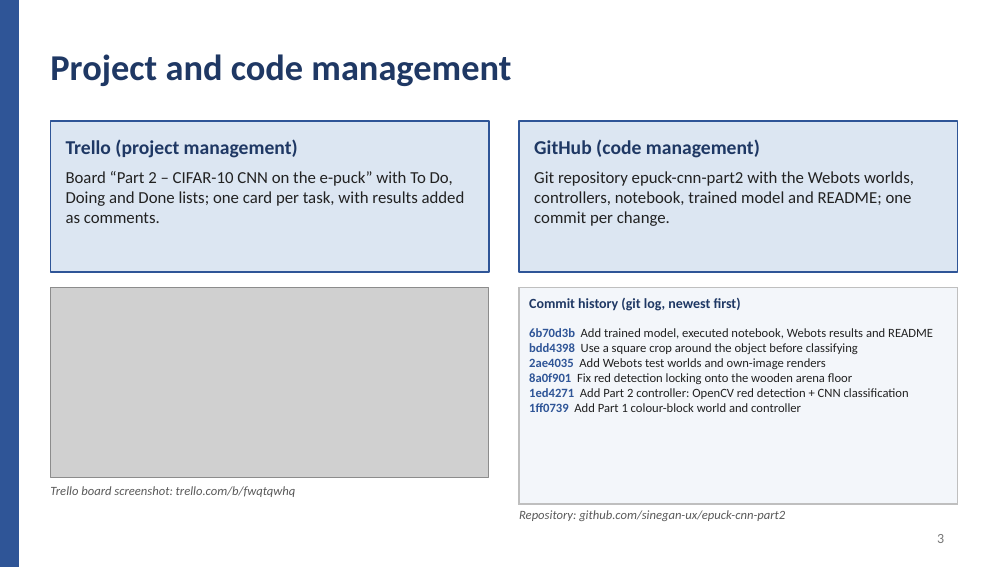
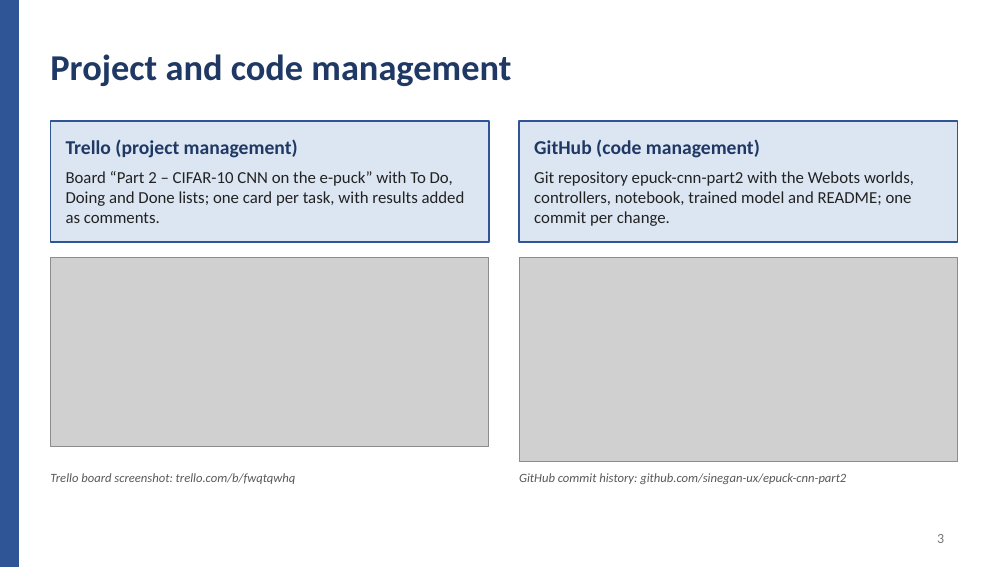
Before and after one commit to sinegan-ux/epuck-cnn-part2, a slide deck: slide 3 of presentation/Project_Part2_Presentation.pptx. Drawn at 1008x567 pixels with LibreOffice and Linux fonts; fonts in the diff are those of the drawing; grey boxes stand for pictures. Boxes give left, top, right and bottom in pixels: in the first picture for what was removed or moved away, otherwise in the second. Text is boxed around its words. In the diff, an @@ line names an element or a change of style, - is before the commit and + after.

```diff
--- a/presentation/Project_Part2_Presentation.pptx
+++ b/presentation/Project_Part2_Presentation.pptx
@@ rectangle resized from (x1=50, y1=121, x2=489, y2=272) to (x1=50, y1=121, x2=489, y2=242) @@
@@ rectangle resized from (x1=519, y1=121, x2=958, y2=272) to (x1=519, y1=121, x2=958, y2=242) @@
@@ picture moved from (x1=50, y1=287, x2=489, y2=477) to (x1=50, y1=257, x2=489, y2=447) @@
@@ picture added at (x1=519, y1=257, x2=958, y2=462) @@
@@ rectangle removed at (x1=519, y1=287, x2=958, y2=504) @@
@@ text removed at (x1=529, y1=298, x2=741, y2=311) @@
-Commit history (git log, newest first)
@@ text removed at (x1=529, y1=328, x2=933, y2=412) @@
-6b70d3b Add trained model, executed notebook, Webots results and README
-bdd4398 Use a square crop around the object before classifying
-2ae4035 Add Webots test worlds and own-image renders
-8a0f901 Fix red detection locking onto the wooden arena floor
-1ed4271 Add Part 2 controller: OpenCV red detection + CNN classification
-1ff0739 Add Part 1 colour-block world and controller
@@ text "Trello board screenshot: trello.com/b/fwqtqwhq" moved from (x1=50, y1=486, x2=296, y2=497) to (x1=50, y1=473, x2=296, y2=484) @@
@@ text at (x1=519, y1=473, x2=846, y2=484): text changed @@
-Repository: github.com/sinegan-ux/epuck-cnn-part2
+GitHub commit history: github.com/sinegan-ux/epuck-cnn-part2
```
